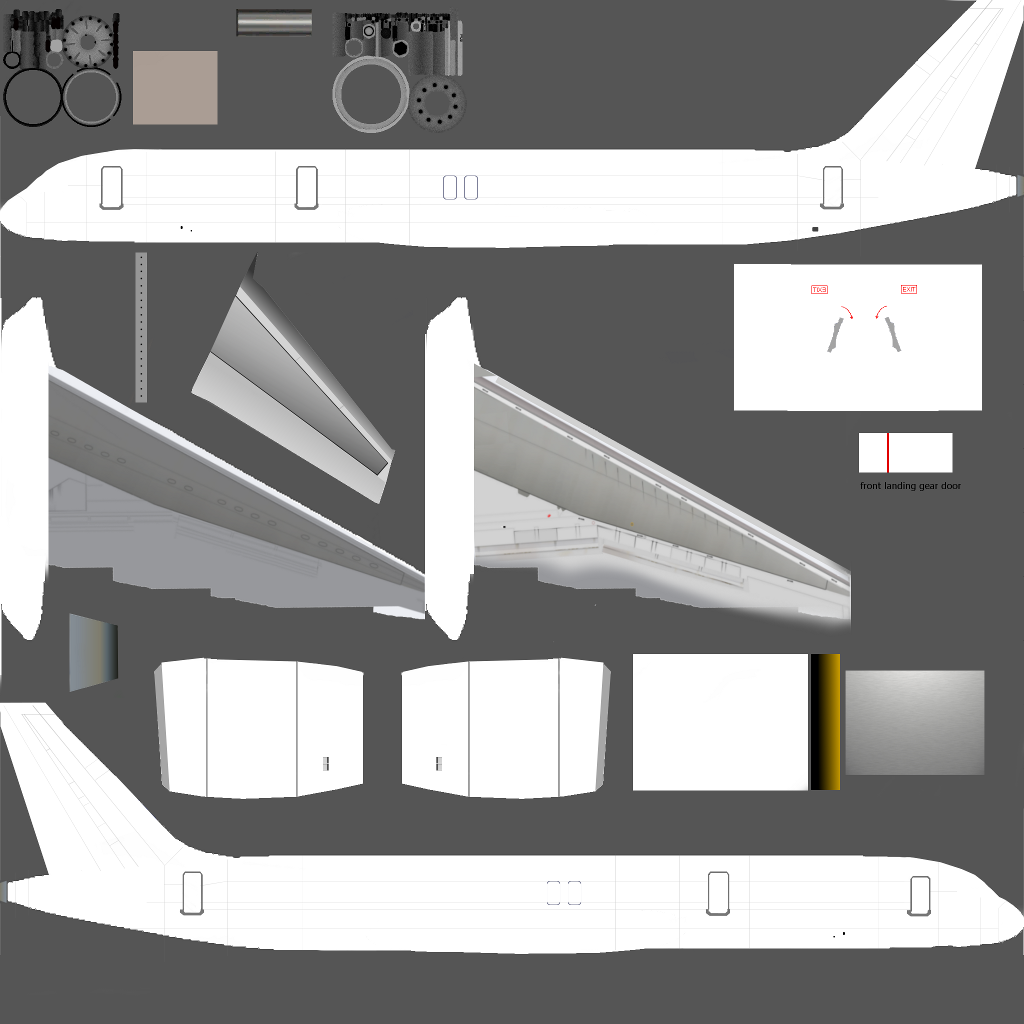
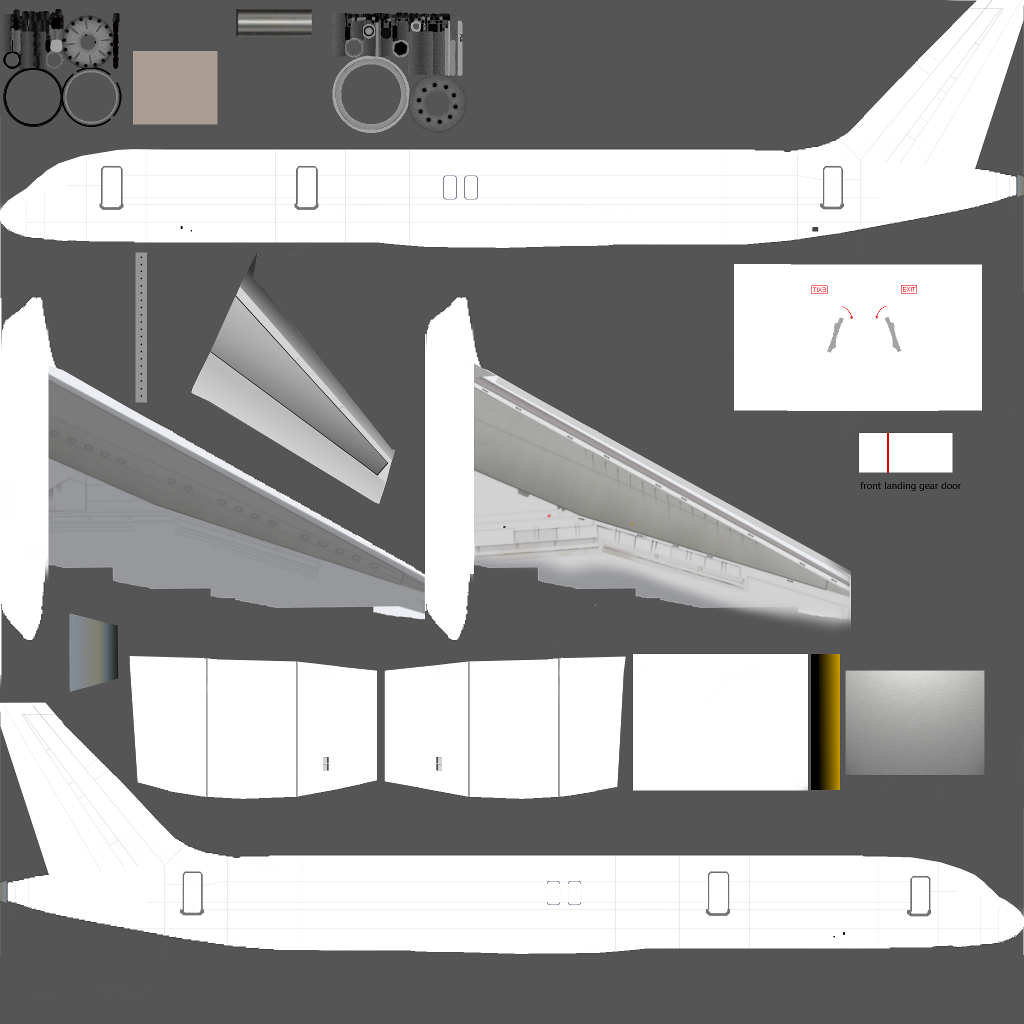
The second (1024, 1024) image is a revision of the first. Changes to its layers:
painted on "BLN.png" over bbox(129, 656, 626, 796)
